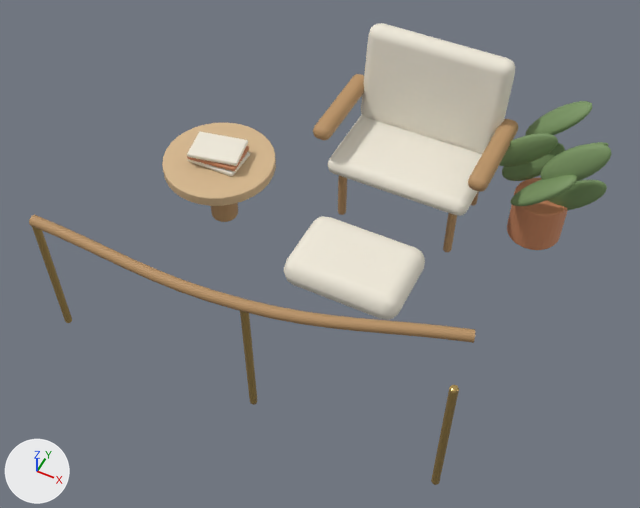
The glTF model assets/models/home/room-lounge.glb: old version first, new version second.
Camera for both pictures: a camera (50 mm lens) standing at (4.6, -4.91, 4.31) and looking at (2.98, -1.66, 0.24). The axes (+X, +Y, +Z) are drawn at lower left. The lights are the same throughout. The first picture is the older version. Where no turn or scale is listed for an object, it has been applied to the vertices. Vertices at exactly the same position are counted once.

In view in the first picture: 'lounge__brushed brass', 'lounge__honey ash', 'lounge__linen', 'lounge__olive leaf', 'lounge__pale oak', 'lounge__terracotta'.
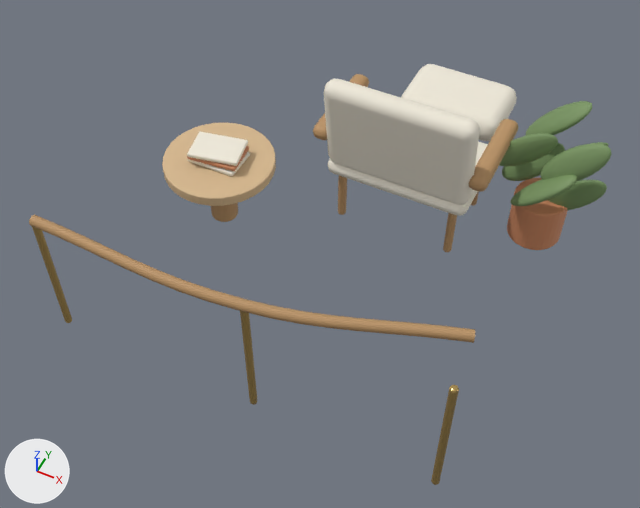
Pixel boxes [x1, y1, x2, y2] of what changed, in the pictures (640 x 508 px; the box of a moved part takes in the faces that stretch with it):
'lounge__linen', reshaped (49% shorter): before [187, 23, 515, 320]; after [187, 64, 517, 216]
part 1 of me_cube_093, moved or reshaped: before [361, 23, 515, 154]; after [324, 79, 480, 205]
part 2 of me_cube_093, moved or reshaped: before [284, 216, 425, 320]; after [401, 64, 517, 141]

The change, as a diff of the scene's bpy script:
```diff
--- a/assets/models/home/room-lounge.glb.py
+++ b/assets/models/home/room-lounge.glb.py
@@ me_cube_093 @@
 # used by ob_lounge__linen; location = (3.23, -0.83, 0.45)
-me_cube_093.from_pydata(...)  # 480 vertices, 940 faces; spans x -1.27..0.47, y -1.13..0.39, z -0.25..0.7
+me_cube_093.from_pydata(...)  # 480 vertices, 940 faces; spans x -1.27..0.47, y -0.73..1.13, z -0.25..0.7
+# me_cube_093 part 1: the loose piece of 96 vertices spanning x -0.47..0.47, y 0.17..0.39, z 0.02..0.7 is turned 14.9 degrees about the x axis through its middle, then moved by (0.0, -0.56, 0.0)
+# me_cube_093 part 2: the loose piece of 96 vertices spanning x -0.38..0.38, y -1.13..-0.61, z -0.25..-0.05 is moved by (0.0, 1.74, 0.0)
 me_cube_093.materials.append(mat_linen)
```
